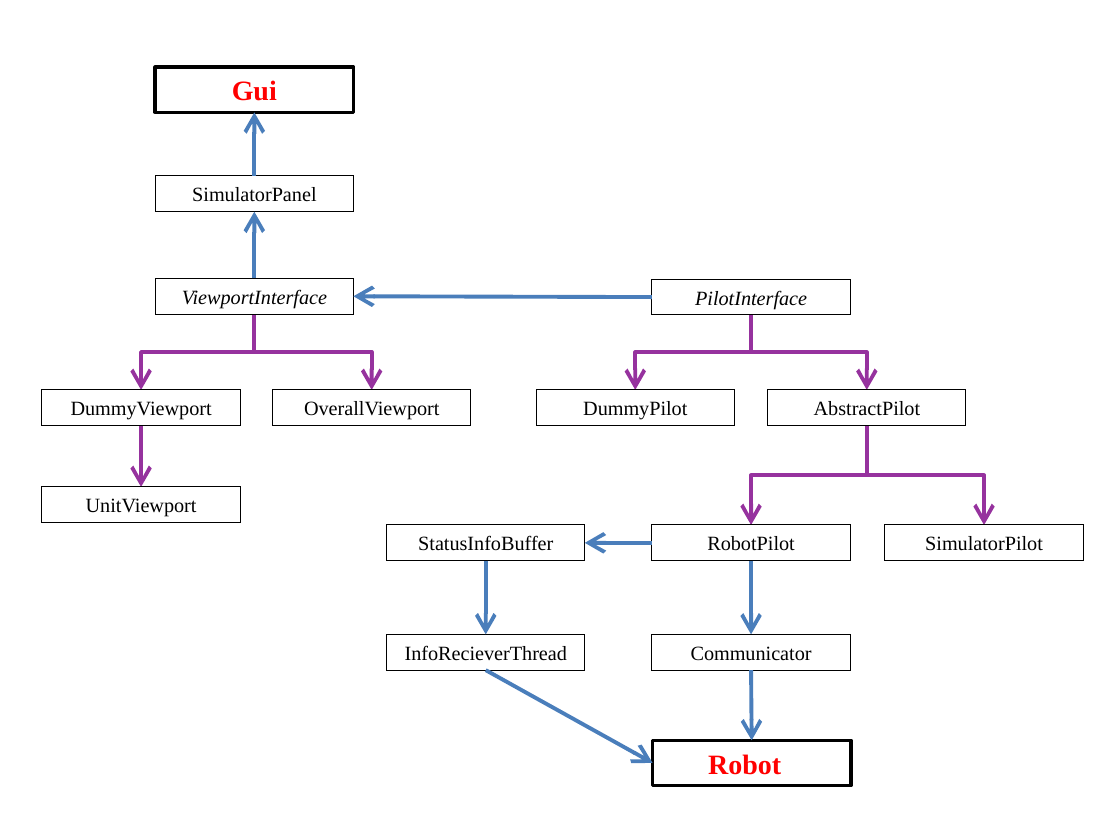
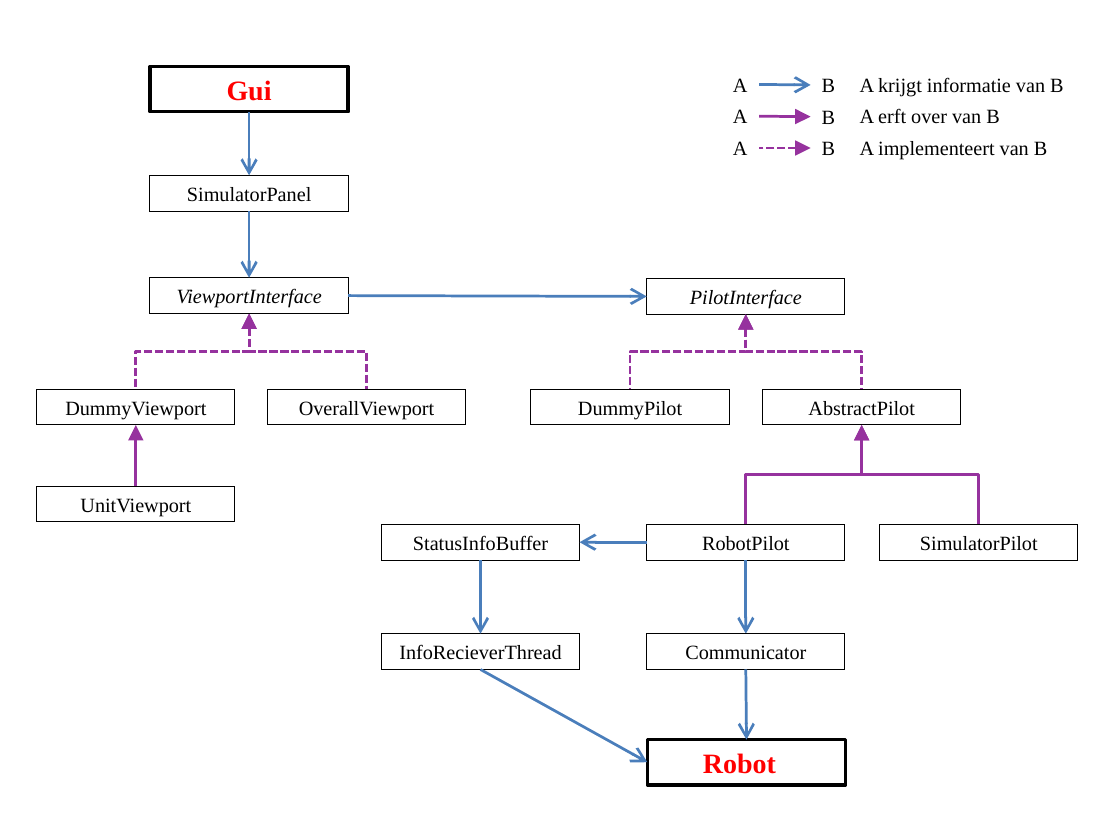
Before and after one commit to toonn/SilverSurfer, a slide deck: slide 1 of SilverSurferVerslag/Verslag demo 6/Klassendiagramma.pptx (slide 4 before the commit). Drawn at 1120x840 pixels with LibreOffice and Linux fonts; fonts in the diff are those of the drawing. Boxes give left, top, right and bottom in pixels: in the first picture for what was removed or moved away, otherwise in the second. Text is boxed around its words. In the diff, an @@ line names an element or a change of style, - is before the commit and + after.

```diff
--- a/SilverSurferVerslag/Verslag demo 6/Klassendiagramma.pptx
+++ b/SilverSurferVerslag/Verslag demo 6/Klassendiagramma.pptx
@@ arrow (249, 176) - (249, 112): stroke #4B7EBC 2.5 pt to #4B7EBC 1.75 pt; arrowheads changed @@
@@ group added at bbox=[733, 77, 1063, 159]: 9 texts, 3 arrows @@
+A
+B
+A krijgt informatie van B
+A
+B
+A implementeert van B
+A
+B
+A erft over van B
@@ arrow (249, 278) - (249, 212): stroke #4B7EBC 2.5 pt to #4B7EBC 1.75 pt; arrowheads changed @@
@@ arrow (646, 297) - (348, 296): stroke #4B7EBC 2.5 pt to #4B7EBC 1.75 pt; arrowheads changed @@
@@ elbow arrow (249, 314) - (136, 390): stroke #96329E 2.5 pt to #96329E 1.75 pt dashed; arrowheads changed @@
@@ elbow arrow (249, 314) - (366, 390): stroke #96329E 2.5 pt to #96329E 1.75 pt dashed; arrowheads changed @@
@@ elbow arrow (746, 315) - (631, 390): stroke #96329E 2.5 pt to #96329E 1.75 pt dashed; arrowheads changed @@
@@ elbow arrow (746, 315) - (861, 390): stroke #96329E 2.5 pt to #96329E 1.75 pt dashed; arrowheads changed @@
@@ arrow (136, 424) - (136, 486): stroke #96329E 2.5 pt to #96329E 1.75 pt; arrowheads changed @@
@@ elbow arrow (861, 424) - (746, 524): stroke #96329E 2.5 pt to #96329E 1.75 pt; arrowheads changed @@
@@ elbow arrow (861, 424) - (979, 524): stroke #96329E 2.5 pt to #96329E 1.75 pt; arrowheads changed @@
@@ arrow (480, 560) - (480, 634): stroke #4B7EBC 2.5 pt to #4B7EBC 1.75 pt @@
@@ arrow (646, 542) - (580, 542): stroke #4B7EBC 2.5 pt to #4B7EBC 1.75 pt @@
@@ arrow (746, 560) - (746, 634): stroke #4B7EBC 2.5 pt to #4B7EBC 1.75 pt @@
@@ arrow (480, 670) - (647, 763): stroke #4B7EBC 2.5 pt to #4B7EBC 1.75 pt @@
@@ 15 rectangles, 9 arrows, 6 elbow arrows: place and size @@
-15 rectangles, 9 arrows, 6 elbow arrows at bbox=[41, 67, 1083, 785]
+15 rectangles, 9 arrows, 6 elbow arrows at bbox=[37, 66, 1077, 784]
@@ arrow (746, 670) - (747, 739): stroke #4B7EBC 2.5 pt to #4B7EBC 1.75 pt @@
```
Also in this commit, not shown: 2 other slides changed, 4 slides removed, 5 other files.
